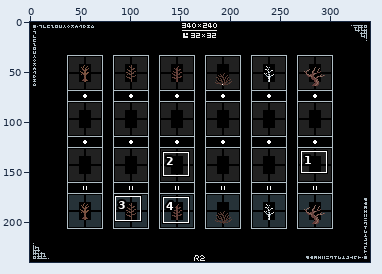
One commit to this pixel-art file: works/pixel_dailies/pixel_dailies_20210902_set_of_trees_v2.aseprite. The first picture is a wide view before the edit; the outline marks the close-up.
Close-up. The starting point:
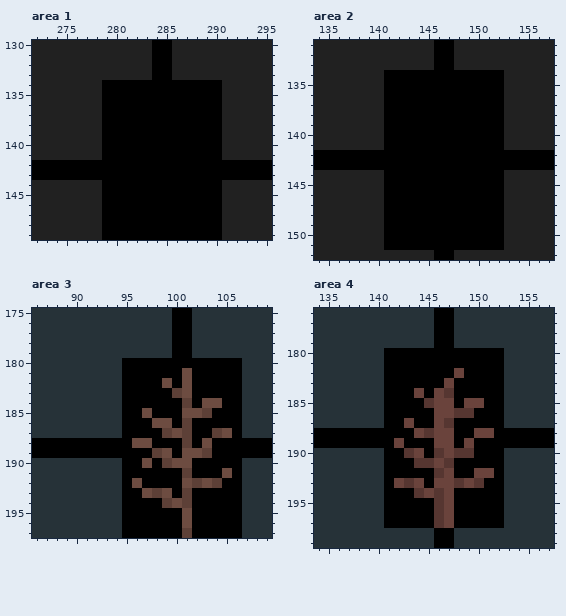
340x240 pixels, 1 frame. Shown: area 1: x 272..295, y 130..149; area 2: x 134..157, y 131..152; area 3: x 86..109, y 175..197; area 4: x 134..157, y 176..199. The commit also changed other parts of the picture, which this record leaves out.
After:
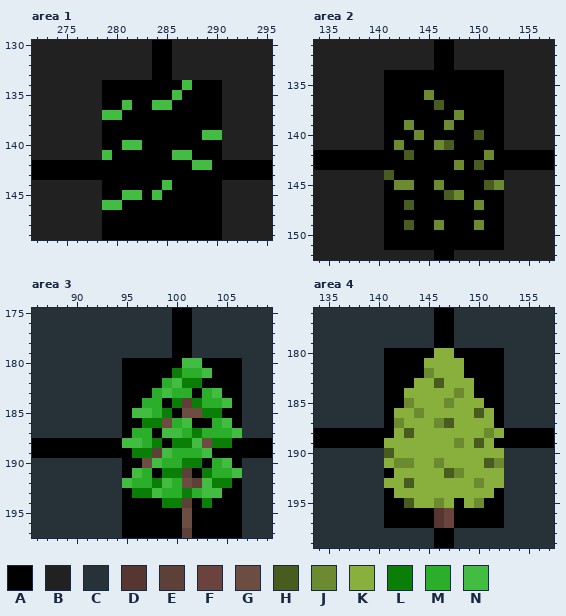
Palette (. is transparent): A #000000  B #212121  C #263238  D #563631  E #5d4037  F #6a433c  G #6d4c41  H #485c20  J #6c8a30  K #89af3d  L #0a7e07  M #2baf2b  N #42bd41
Edits made:
layer "leaf_2" now shown
layer "leaf_1" now shown
--- area 1, layer "leaf_1"
@@ x 277..292 @@
 133 BBBBBBBAABBBBBBB
-134 BBAAAAAAAAAAAABB
-135 BBAAAAAAAAAAAABB
-136 BBAAAAAAAAAAAABB
-137 BBAAAAAAAAAAAABB
+134 BBAAAAAAAANAAABB
+135 BBAAAAAAANAAAABB
+136 BBAANAANNAAAAABB
+137 BBNNAAAAAAAAAABB
 138 BBAAAAAAAAAAAABB
-139 BBAAAAAAAAAAAABB
-140 BBAAAAAAAAAAAABB
-141 BBAAAAAAAAAAAABB
-142 AAAAAAAAAAAAAAAA
+139 BBAAAAAAAAAANNBB
+140 BBAANNAAAAAAAABB
+141 BBNAAAAAANNAAABB
+142 AAAAAAAAAAANNAAA
 143 AAAAAAAAAAAAAAAA
-144 BBAAAAAAAAAAAABB
-145 BBAAAAAAAAAAAABB
-146 BBAAAAAAAAAAAABB
+144 BBAAAAAANAAAAABB
+145 BBAANNANAAAAAABB
+146 BBNNAAAAAAAAAABB
 147 BBAAAAAAAAAAAABB
--- area 2, layer "leaf_1"
@@ x 139..154 @@
 135 BBAAAAAAAAAAAABB
-136 BBAAAAAAAAAAAABB
-137 BBAAAAAAAAAAAABB
-138 BBAAAAAAAAAAAABB
-139 BBAAAAAAAAAAAABB
-140 BBAAAAAAAAAAAABB
-141 BBAAAAAAAAAAAABB
-142 AAAAAAAAAAAAAAAA
-143 AAAAAAAAAAAAAAAA
-144 BBAAAAAAAAAAAABB
-145 BBAAAAAAAAAAAABB
-146 BBAAAAAAAAAAAABB
-147 BBAAAAAAAAAAAABB
+136 BBAAAAJAAAAAAABB
+137 BBAAAAAHAAAAAABB
+138 BBAAAAAAAJAAAABB
+139 BBAAJAAAJAAAAABB
+140 BBAAAJAAAAAHAABB
+141 BBAJAAAJHAAAAABB
+142 AAAAHAAAAAAAJAAA
+143 AAAAAAAAAJAHAAAA
+144 BBHAAAAAAAAAAABB
+145 BBAJJAAJAAAAHJBB
+146 BBAAAAAAHJAAAABB
+147 BBAAHAAAAAAJAABB
 148 BBAAAAAAAAAAAABB
-149 BBAAAAAAAAAAAABB
+149 BBAAHAAJAAAJAABB
 150 BBAAAAAAAAAAAABB
--- area 3, layers "leaf_1", "leaf_2"
@@ x 93..108 @@
 179 CCCCCCCAACCCCCCC
-180 CCAAAAAAAAAAAACC
-181 CCAAAAAAGAAAAACC
-182 CCAAAAGAGAAAAACC
-183 CCAAAAAEGAAAAACC
-184 CCAAAAAAEAGGAACC
-185 CCAAGAAAGGEAAACC
-186 CCAAAGGAEAAAAACC
-187 CCAAAAEGEAAEGACC
-188 AAAGGAAAEAGAAAAA
-189 AAAAAEGAGGEAAAAA
-190 CCAAGAEGGAAAAACC
-191 CCAAAAAAEAAAGACC
-192 CCAGAAAAGEGEAACC
-193 CCAAGEGAEAAAAACC
-194 CCAAAAEGEAAAAACC
+180 CCAAAAAANNAAAACC
+181 CCAAAAALMMNAAACC
+182 CCAAAAMNLLAAAACC
+183 CCAAAMNMMAMNAACC
+184 CCAAMMALELMMNACC
+185 CCANNMLAGGLLAACC
+186 CCAALLGMNAAMNACC
+187 CCAMMANNMLMMMNCC
+188 AANNMLALLNGLLAAA
+189 AAALLENMMMNAAAAA
+190 CCAAGNMMLLAMNACC
+191 CCANMALLEALMMNCC
+192 CCNMMLNMGENLLACC
+193 CCALLNMMLMNNAACC
+194 CCAAAALLEALAAACC
 195 CCAAAAAAGAAAAACC
--- area 4, layer "leaf_2"
@@ x 139..154 @@
 179 CCCCCCCAACCCCCCC
-180 CCAAAAAAAAAAAACC
-181 CCAAAAAAAAAAAACC
-182 CCAAAAAAAFAAAACC
-183 CCAAAAAAFAAAAACC
-184 CCAAAFAFDAAAAACC
-185 CCAAAADFFAFFAACC
-186 CCAAAAAFFDDAAACC
-187 CCAAFAAFDAAAAACC
-188 AAAAAFDFFAAFFAAA
-189 AAAFAAAFFAFAAAAA
-190 CCAADFADFDDAAACC
-191 CCAAADDFDAAAAACC
-192 CCAAAAADFAAFFACC
-193 CCAFDFAFFDFDAACC
-194 CCAAADFDFAAAAACC
-195 CCAAAAADFAAAAACC
+180 CCAAAAAKKAAAAACC
+181 CCAAAAKKKKAAAACC
+182 CCAAAAJKKKAAAACC
+183 CCAAAKKHKKKAAACC
+184 CCAAKKKKKJKAAACC
+185 CCAAJKKKJKKKAACC
+186 CCAKKJKKKKKHKACC
+187 CCAJKKKJHKKKKACC
+188 AAAKHKKKKKKKJKAA
+189 AAKKKKKKKJKHKAAA
+190 CCHKKKKKKKKKKKCC
+191 CCKJJKKJKKKKHJCC
+192 CCAKKKKKHJKKKKCC
+193 CCKKHKKKKKKJKKCC
+194 CCAKKKKKKKKKKACC
+195 CCAAHKKJKAKJAACC
 196 CCAAAAADFAAAAACC
Changed places in both close-ups, as pixel boxes (x1, y1, x2, y2):
changed: (102, 80, 222, 210)
changed: (384, 90, 504, 230)
changed: (122, 358, 242, 508)
changed: (384, 348, 504, 508)
